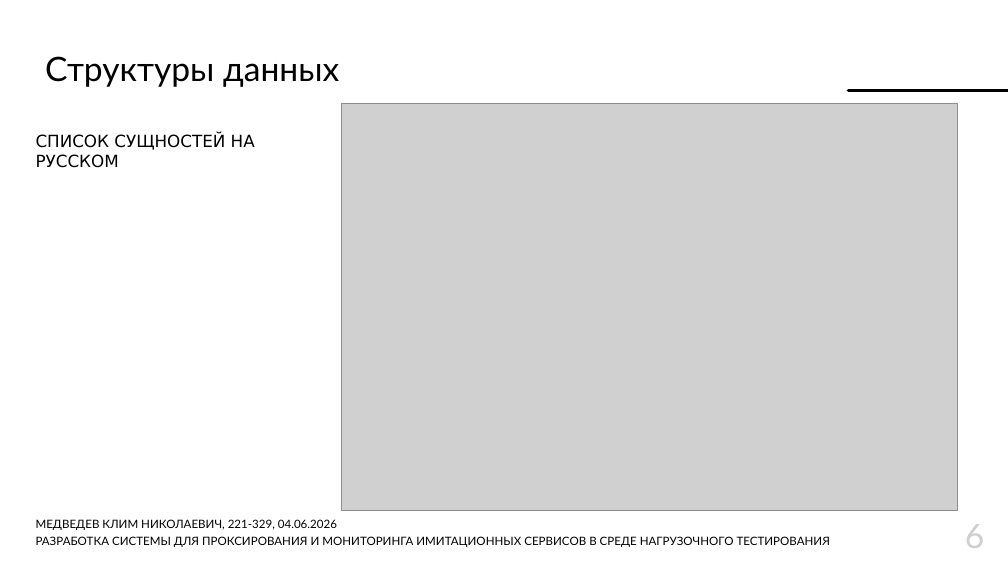
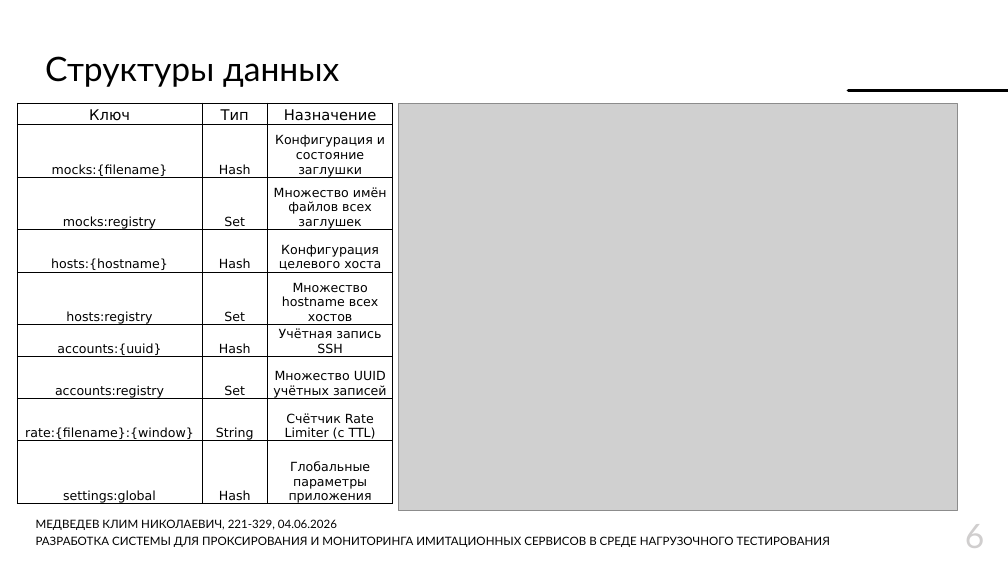
Before and after one commit to Lamardo43/educ-thesis, a slide deck: slide 6 of Thesis/docs/Презентация.pptx. Drawn at 1008x567 pixels with LibreOffice and Linux fonts; fonts in the diff are those of the drawing; grey boxes stand for pictures; background and template pictures are left out. Boxes give left, top, right and bottom in pixels: in the first picture for what was removed or moved away, otherwise in the second. Text is boxed around its words. In the diff, an @@ line names an element or a change of style, - is before the commit and + after.

```diff
--- a/Thesis/docs/Презентация.pptx
+++ b/Thesis/docs/Презентация.pptx
@@ table added at <box>17,103,393,508</box>, 9 rows, 3 columns @@
+Ключ | Тип | Назначение
+mocks:{filename} | Hash | Конфигурация и состояние заглушки
+mocks:registry | Set | Множество имён файлов всех заглушек
+hosts:{hostname} | Hash | Конфигурация целевого хоста
+hosts:registry | Set | Множество hostname всех хостов
+accounts:{uuid} | Hash | Учётная запись SSH
+accounts:registry | Set | Множество UUID учётных записей
+rate:{filename}:{window} | String | Счётчик Rate Limiter (с TTL)
+settings:global | Hash | Глобальные параметры приложения
@@ picture: place and size @@
-picture at <box>342,103,958,510</box>
+picture at <box>399,103,958,510</box>
@@ text removed at <box>36,133,255,168</box> @@
-СПИСОК СУЩНОСТЕЙ НА РУССКОМ
```
Also in this commit, not shown: 8 other slides changed, 8 other files.
